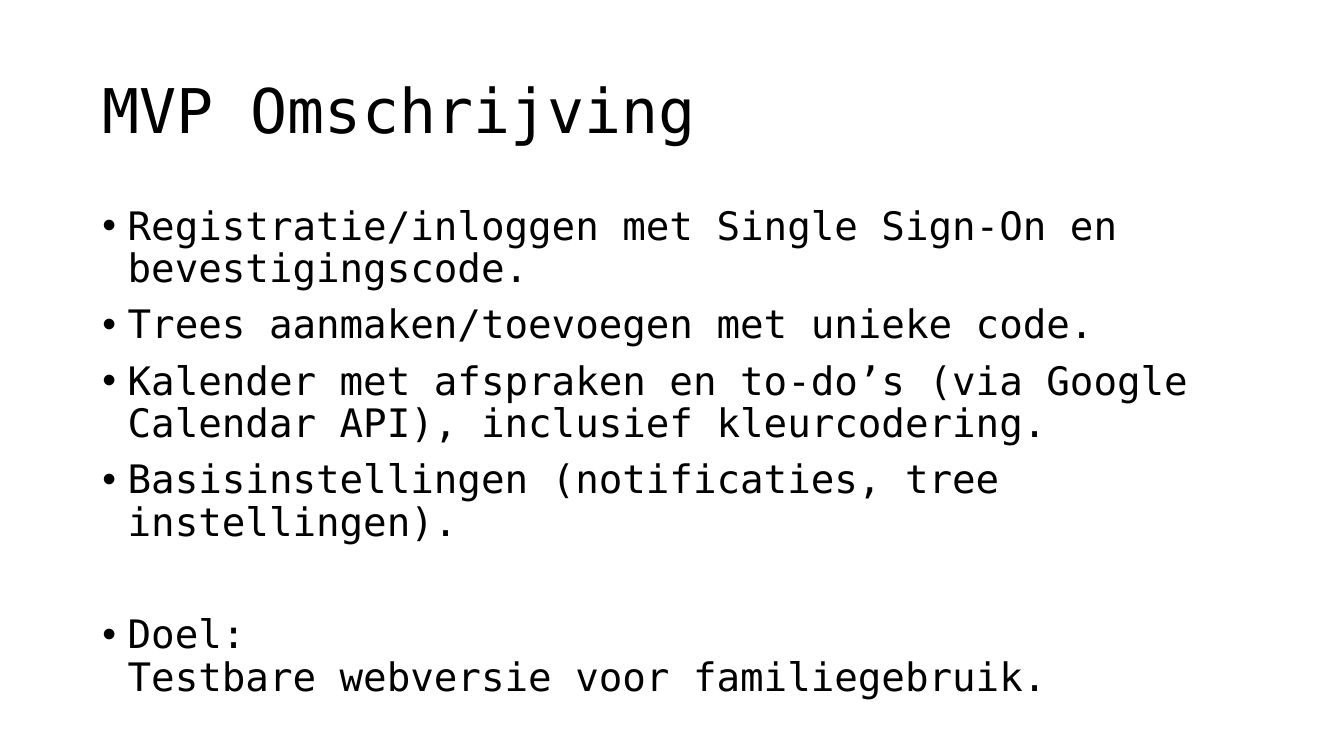
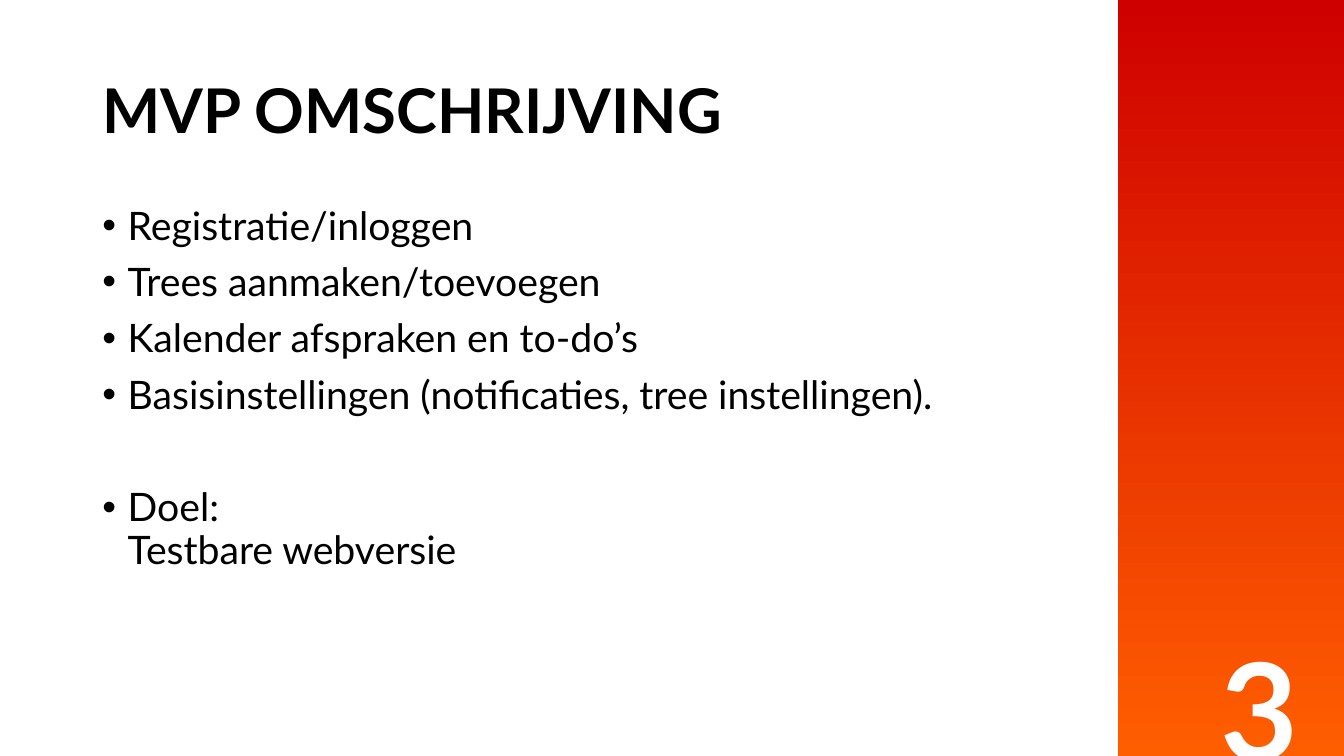
Before and after one commit to christianmesinas/famplan, a slide deck: slide 3 of presentatie/FamPlan pitch.odp. Drawn at 1344x756 pixels with LibreOffice and Linux fonts; fonts in the diff are those of the drawing. Boxes give left, top, right and bottom in pixels: in the first picture for what was removed or moved away, otherwise in the second. Text is boxed around its words. In the diff, an @@ line names an element or a change of style, - is before the commit and + after.

```diff
--- a/presentatie/FamPlan pitch.odp
+++ b/presentatie/FamPlan pitch.odp
@@ freeform shape added at (x1=1118, y1=0, x2=1344, y2=756), fill gradient #FF5E00 to #CF0000 @@
@@ title at (x1=102, y1=88, x2=722, y2=134): text changed; font DejaVu Sans Mono to Lato; bold on @@
-MVP Omschrijving
+MVP OMSCHRIJVING
@@ text at (x1=128, y1=211, x2=638, y2=359): text changed; font DejaVu Sans Mono to Lato @@
-• Registratie/inloggen met Single Sign-On en bevestigingscode.
-• Trees aanmaken/toevoegen met unieke code.
-• Kalender met afspraken en to-do’s (via Google Calendar API), inclusief kleurcodering.
+• Registratie/inloggen
+• Trees aanmaken/toevoegen
+• Kalender afspraken en to-do’s
@@ text at (x1=128, y1=378, x2=932, y2=416): font DejaVu Sans Mono to Lato in "Basisinstellingen (notificaties, tree instellingen)." @@
@@ text at (x1=128, y1=492, x2=456, y2=565): text changed; font DejaVu Sans Mono to Lato @@
-• Doel:
-  Testbare webversie voor familiegebruik.
+• Doel:
+  Testbare webversie
@@ text added at (x1=1211, y1=615, x2=1344, y2=756), 96 pt, text #FFFFFF, bold @@
+3
```
Also in this commit, not shown: 9 other slides changed.
